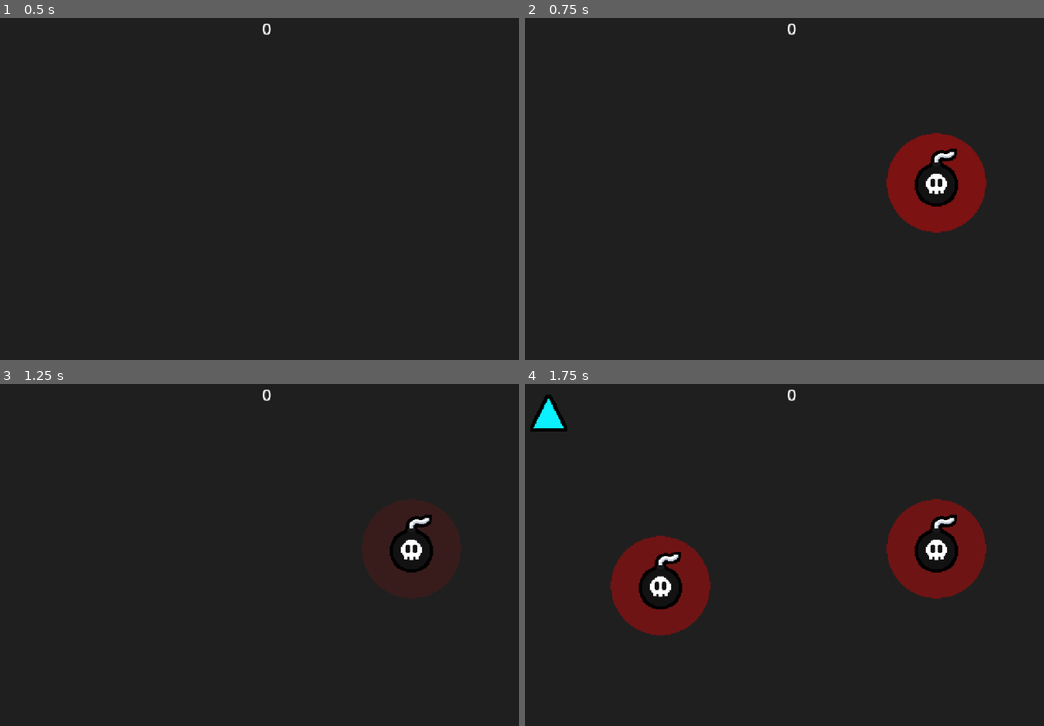
Above: before the commit, frames 1-4 (two rows, left to right).
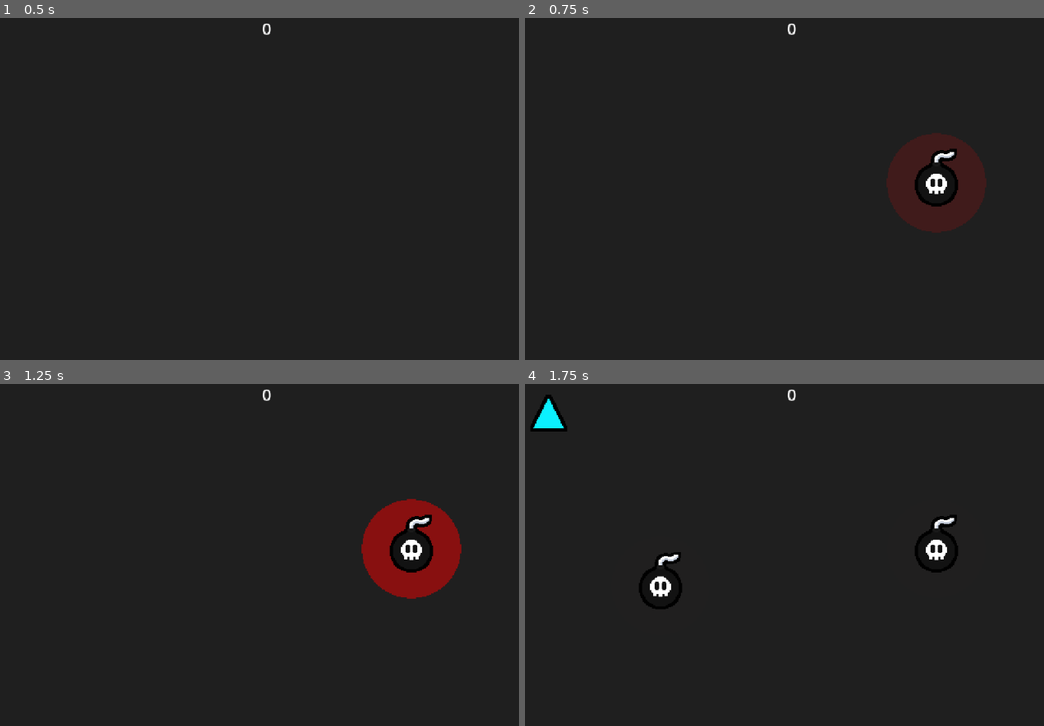
Above: after the commit, the same moments.

Repository: SpicyTime/BlastForge
Game: Godot game, scene res://main/main.tscn
Two runs of this game, one before a commit and one after it. Both use one fixed random seed, a clock stepped at 60 frames per second and the inputs below. The engine's default icon, where the game draws it, is replaced by a stand-in: a white triangle on a blue panel in a dark square.
Inputs (mouse positions are in pixels of both pictures, inside the frame that each line leads up to):
- Up to frame 1 (0.5 s): no input
- Up to frame 2 (0.75 s): tap Enter at 0.5 s; move the mouse to (935, 182) at 0.52 s; click (935, 182) at 0.6 s
- Up to frame 3 (1.25 s): no input
- Up to frame 4 (1.75 s): move the mouse to (659, 585) at 1.27 s; click (659, 585) at 1.35 s

Frame 1 is identical in both runs. In frame 2, 3.3% of the frame differs, in the area x 69-89%, y 33-63%; in frame 3, 3.4%; in frame 4, 6.8%, in the area x 16-89%, y 33-74%.

Commit message:
Added the floating text node

Diff:
--- /dev/null
+++ b/breakables/floating_text.gd
@@ -0,0 +1,8 @@
+extends Marker2D
+var exist_time: float = 0.0
+
+func _ready() -> void:
+	var pos_tween: Tween = get_tree().create_tween()
+	pos_tween.tween_property(self, "position", position + Vector2(0.0, -20.0), exist_time)
+	var transparency_tween: Tween = get_tree().create_tween()
+	transparency_tween.tween_property(self, "modulate:a", 0.3, exist_time)
--- /dev/null
+++ b/breakables/floating_text.tscn
@@ -0,0 +1,23 @@
+[gd_scene load_steps=2 format=3 uid="uid://d6a02rgt43js"]
+
+[ext_resource type="Script" uid="uid://dxxu7vwdebjoo" path="res://breakables/floating_text.gd" id="1_yflmp"]
+
+[node name="FloatingText" type="Marker2D"]
+z_index = 2
+script = ExtResource("1_yflmp")
+
+[node name="Label" type="Label" parent="."]
+anchors_preset = 8
+anchor_left = 0.5
+anchor_top = 0.5
+anchor_right = 0.5
+anchor_bottom = 0.5
+offset_left = -20.0
+offset_top = -11.5
+offset_right = 20.0
+offset_bottom = 11.5
+grow_horizontal = 2
+grow_vertical = 2
+theme_override_constants/outline_size = 8
+text = "10"
+horizontal_alignment = 1
--- a/explosives/explosive.gd
+++ b/explosives/explosive.gd
@@ -35,3 +35,15 @@
 	await get_tree().process_frame
 	await get_tree().process_frame
 	call_deferred("queue_free")
+
+
+func spawn_floating_text(text: String, text_position: Vector2, text_color: Color, visible_time: float):
+	var floating_text: Marker2D = load(Constants.FLOATING_TEXT_PATH).instantiate()
+	var text_label: Label = floating_text.get_child(0)
+	floating_text.exist_time = visible_time
+	text_label.text = text
+	floating_text.position = text_position
+	text_label.add_theme_color_override("font_color", text_color)
+	add_child(floating_text)
+	await get_tree().create_timer(visible_time).timeout
+	floating_text.queue_free()
--- a/explosives/materials/red_circle_material.tres
+++ b/explosives/materials/red_circle_material.tres
@@ -6,5 +6,5 @@
 shader = ExtResource("1_5ivv4")
 shader_parameter/radius = 0.7530000357675
 shader_parameter/circle_color = Color(1, 0, 0, 0.5)
-shader_parameter/speed = 6.0
+shader_parameter/speed = 5.0
 shader_parameter/phase_offset = 0.0
--- a/game/breakable_spawner.gd
+++ b/game/breakable_spawner.gd
@@ -33,7 +33,7 @@
 		spawn_time_passed = 0.0
 		if get_child_count() < spawn_limit:
 			var breakable_position: Vector2 = choose_random_pos(-275, 275, -150, 150)
-			spawn_breakable(breakable_position, Enums.ShapeType.TRIANGLE, Enums.BreakableType.EXPLOSIVE)
+			spawn_breakable(breakable_position, Enums.ShapeType.TRIANGLE, Enums.BreakableType.NORMAL)
 	if despawn_time_passed >= despawn_time_limit and get_child_count() >= despawn_threshold:
 		despawn_time_passed = 0.0
 		get_child(0).queue_free()
--- a/game/world.gd
+++ b/game/world.gd
@@ -2,6 +2,10 @@
 extends Node2D
 var held_explosive: Explosive = null
 @onready var explosives_container: Node2D = $ExplosivesContainer
+
+func _ready() -> void:
+	SignalManager.breakable_broken.connect(_on_breakable_broken)
+
 
 func _unhandled_input(event: InputEvent) -> void:
 	if event is InputEventMouseButton:
@@ -32,3 +36,21 @@
 		held_explosive.handle_placed()
 		# This effectively "places" the bomb by not resetting its position to the mouse
 		held_explosive = null
+
+
+func spawn_floating_text(text: String, text_position: Vector2, text_color: Color, visible_time: float):
+	var floating_text: Marker2D = load(Constants.FLOATING_TEXT_PATH).instantiate()
+	var text_label: Label = floating_text.get_child(0)
+	floating_text.exist_time = visible_time
+	text_label.text = text
+	floating_text.position = text_position
+	text_label.add_theme_color_override("font_color", text_color)
+	add_child(floating_text)
+	await get_tree().create_timer(visible_time).timeout
+	floating_text.queue_free()
+
+
+func _on_breakable_broken(breakable_instance: Breakable) -> void:
+	var text = "+" + str(breakable_instance.shape_component.get_shape_value())
+
+	spawn_floating_text(text ,breakable_instance.position + Vector2(0, -10.0), Color.GREEN, 1.15)
--- a/main/autoloads/constants.gd
+++ b/main/autoloads/constants.gd
@@ -4,4 +4,5 @@
 const SHAPE_RESOURCE_PATH_START: String = "res://breakables/shape_resources/"
 const SHAPE_RESOURCE_PATH_END: String = "_shape.tres"
 const SHAPE_COMPONENT_PATH: String = "res://breakables/shape_component.tscn"
+const FLOATING_TEXT_PATH: String = "res://breakables/floating_text.tscn"
 const TILE_SIZE: int = 3
